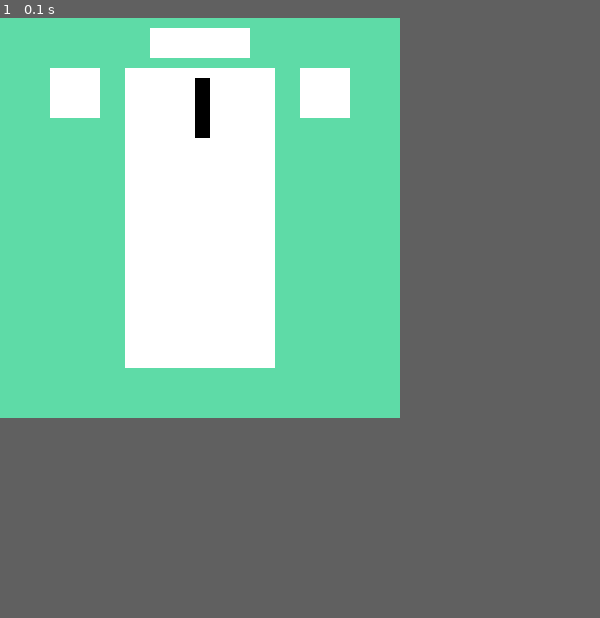
Above: before the commit, frame 1.
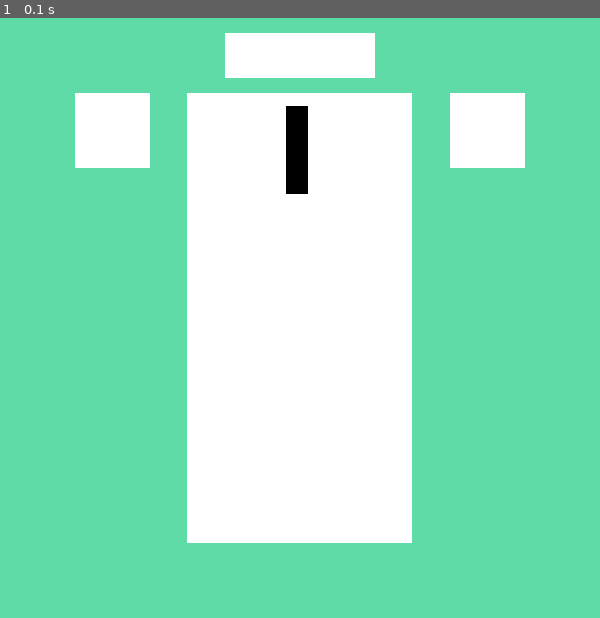
Above: after the commit, the same moment.

Repository: SamiFatmi/Tetris-AI
Game: pygame game, started from tetris_pygame.py
Same seed, same stepped clock (60 frames per second), same inputs: the game is played once before the commit and once after it.
Inputs:
- Up to frame 1 (0.1 s): no input
The window is 400x400 before the commit and 600x600 after it. Grey fills any space a smaller window leaves; there, only what the larger window draws over its background counts as a difference.

The runs differ from the first frame. In frame 1, 32% of the frame differs, in the area x 8-88%, y 1-88%.

Commit message:
Using only one  main_window size variable

Diff:
--- a/tetris_pygame.py
+++ b/tetris_pygame.py
@@ -2,9 +2,8 @@
 
 
 # settings
-main_window_width = 400
-main_window_height = 400
-square_size = int(main_window_width * 0.0375)
+main_window_size= 600
+square_size = int(main_window_size * 0.0375)
 
 #colors:
 background_color = (94,219,167)
@@ -15,17 +14,17 @@
 
 
 #main window
-window = pygame.display.set_mode((main_window_width,main_window_height))
+window = pygame.display.set_mode((main_window_size,main_window_size))
 
 #test element
 from classes import ELEMENT # placed after window to avoid the circular import error
 element = ELEMENT()
 
 # spaceholders
-play_space=pygame.Rect(int(main_window_width*0.625/2),int(main_window_height*0.25/2),int(main_window_width * 0.375),int(main_window_width*0.75))
-hold_space = pygame.Rect(int(main_window_width*0.125),int(main_window_height*0.25/2),int(main_window_width*0.625/5),int(main_window_width*0.625/5))
-score_space = pygame.Rect(int(main_window_width*0.375),int(main_window_height*0.025),int(main_window_width*0.25),int(main_window_height*0.075))
-next_piece_space = pygame.Rect(int(main_window_width*0.75),int(main_window_height*0.25/2),int(main_window_width*0.625/5),int(main_window_width*0.625/5))
+play_space=pygame.Rect(int(main_window_size*0.625/2),int(main_window_size*0.25/2),int(main_window_size * 0.375),int(main_window_size*0.75))
+hold_space = pygame.Rect(int(main_window_size*0.125),int(main_window_size*0.25/2),int(main_window_size*0.625/5),int(main_window_size*0.625/5))
+score_space = pygame.Rect(int(main_window_size*0.375),int(main_window_size*0.025),int(main_window_size*0.25),int(main_window_size*0.075))
+next_piece_space = pygame.Rect(int(main_window_size*0.75),int(main_window_size*0.25/2),int(main_window_size*0.625/5),int(main_window_size*0.625/5))
 
 # clock
 clock = pygame.time.Clock()
